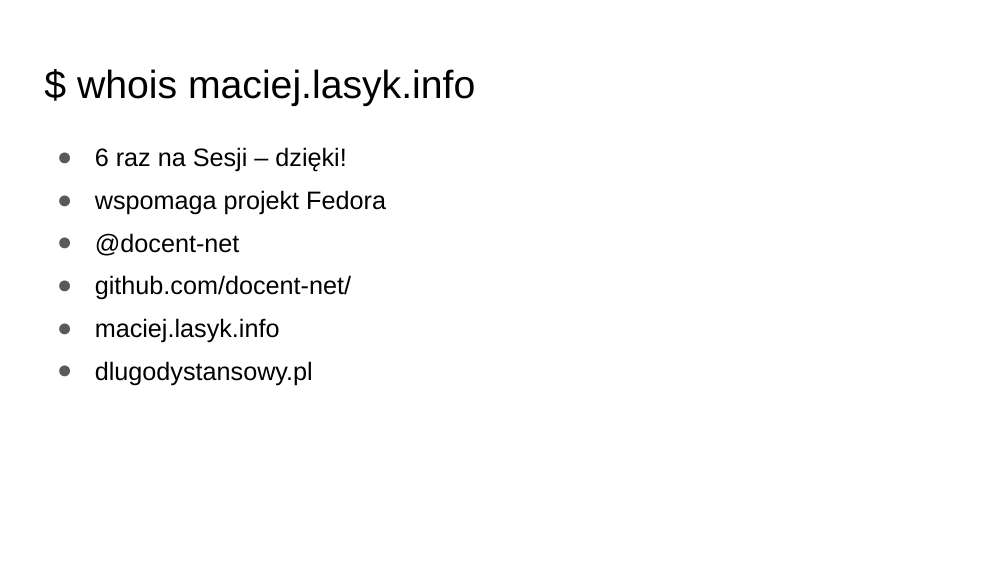
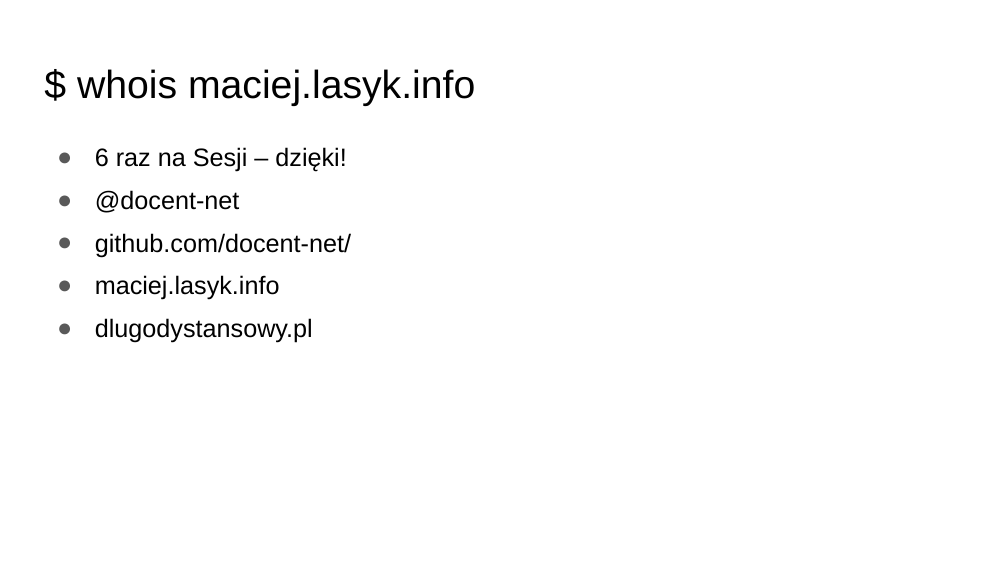
Before and after one commit to docent-net/conferences, a slide deck: slide 2 of 2019-16-sesja-linuksowa/o-bezpieczenstwie-kontenerow-linuksowych.odp. Drawn at 1008x567 pixels with LibreOffice and Linux fonts; fonts in the diff are those of the drawing. Boxes give left, top, right and bottom in pixels: in the first picture for what was removed or moved away, otherwise in the second. Text is boxed around its words. In the diff, an @@ line names an element or a change of style, - is before the commit and + after.

```diff
--- a/2019-16-sesja-linuksowa/o-bezpieczenstwie-kontenerow-linuksowych.odp
+++ b/2019-16-sesja-linuksowa/o-bezpieczenstwie-kontenerow-linuksowych.odp
@@ text at [95, 190, 386, 215]: paragraph removed @@
-● wspomaga projekt Fedora
```
Also in this commit, not shown: 2 other slides changed, 28 other files.
